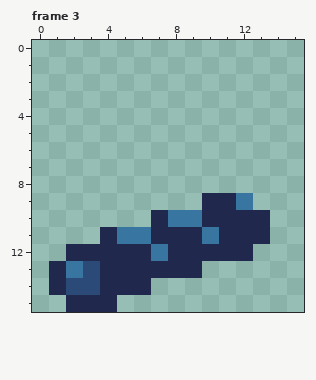
A pixel-art file gets an edit: Assets/Sprites/Ground/Wood/Wood.aseprite. The picture above was drawn from the file before the commit.
16x16 pixels, 3 frames. Shown: frame 3. The commit also changed other frames, which this record leaves out.
And afterwards:
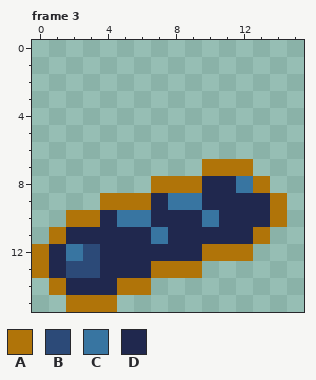
Palette (. is transparent): A #b07409  B #2c4a78  C #3875a1  D #20284e
Edits made:
layer "Highlight" added
Changed rows in their new state; - is an unchanged pixel.
Frame 3, layers "Layer 1", "Highlight":
first column x 0:
 7 ----------AAA--
 8 -------AAADDCA-
 9 ----AAADCC--DDA
10 --AADCC-DDC---A
11 -ADD-DDC--D--A-
12 ADCB---D--AAA--
13 A-B----AAA-----
14 -ADD-AA--------
15 --AAA----------
